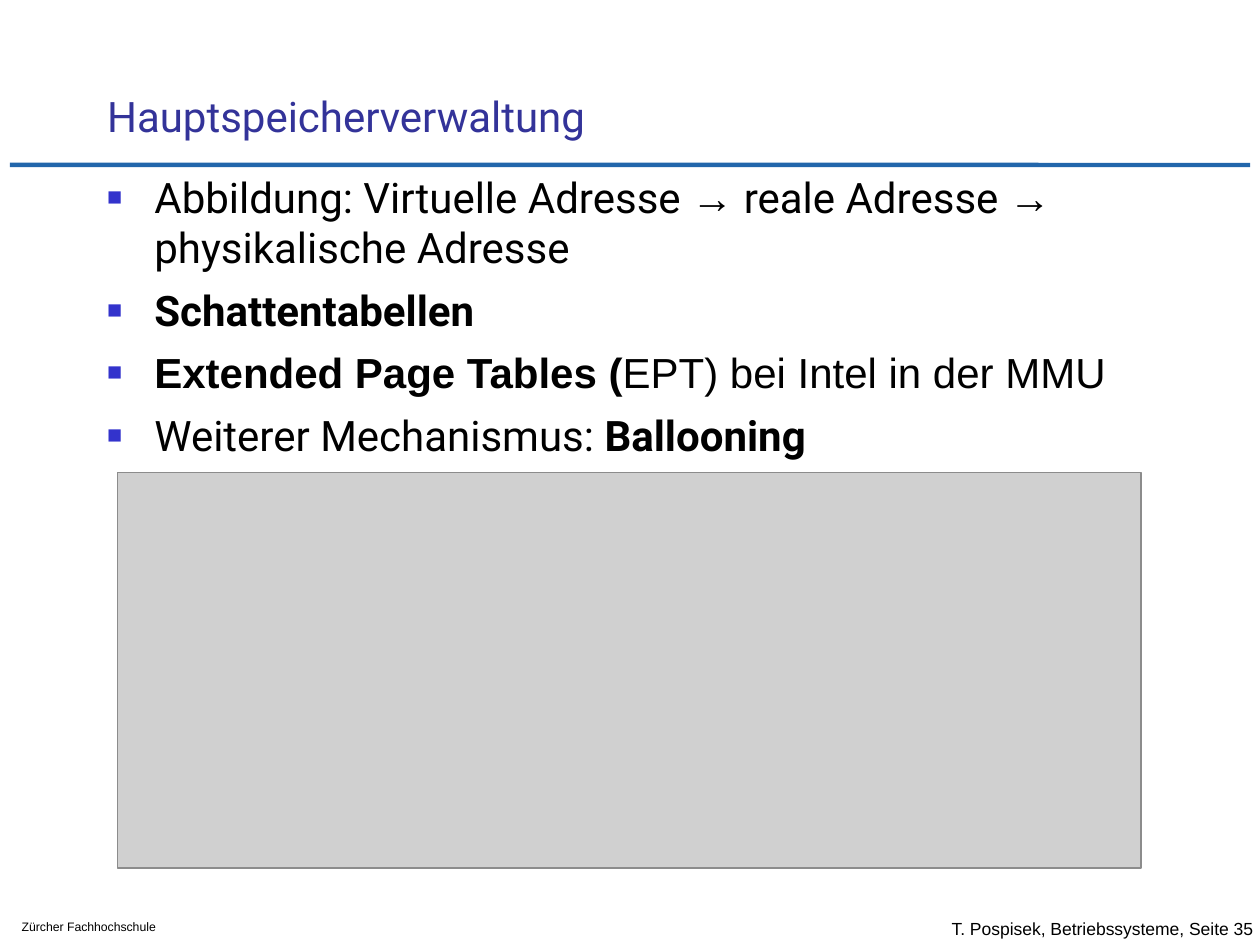
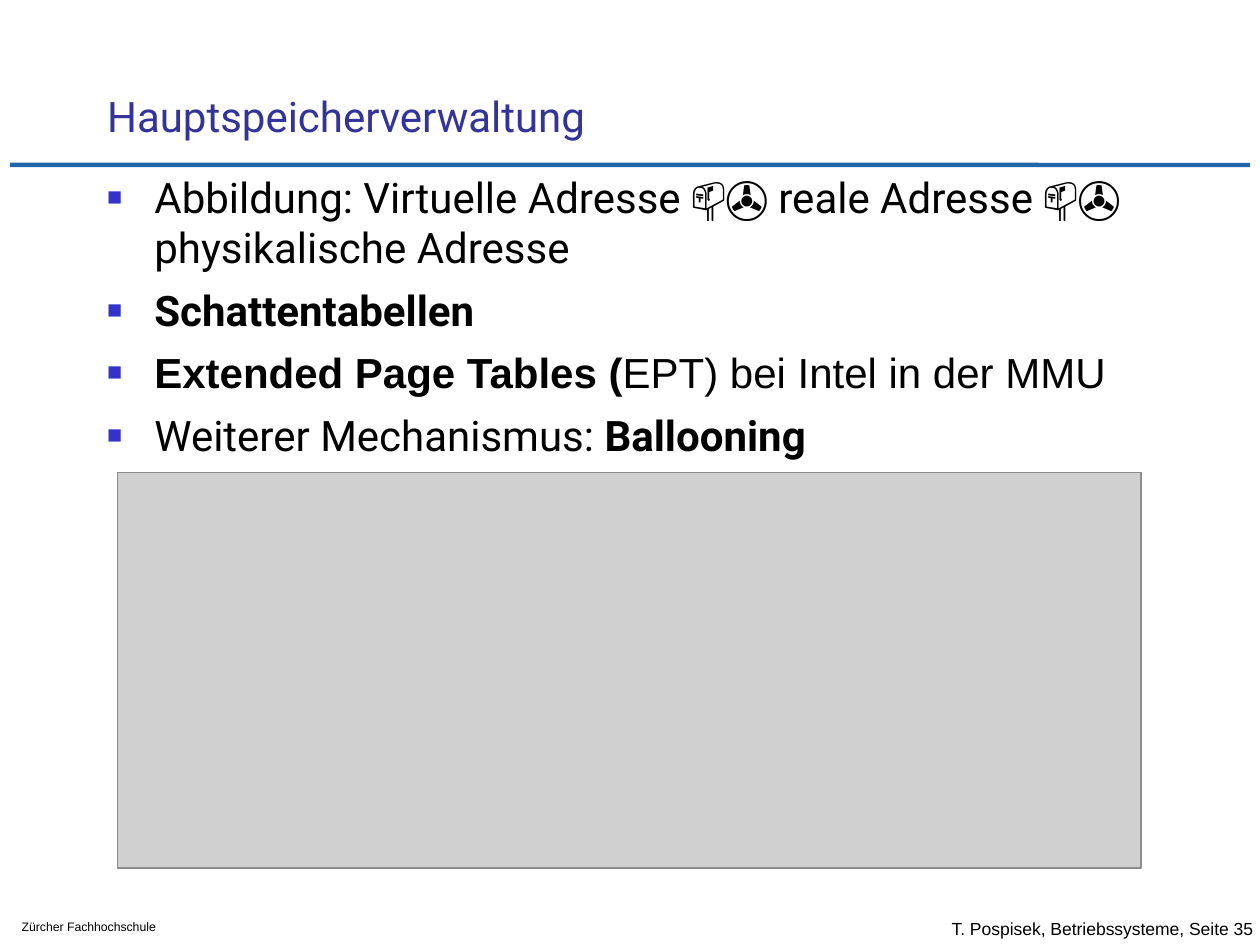
Before and after one commit to tpo/betriebssysteme, a slide deck: slide 35 of 13_Betriebssystemvirtualisierung.odp. Drawn at 1260x945 pixels with LibreOffice and Linux fonts; fonts in the diff are those of the drawing; grey boxes stand for pictures; background and template pictures are left out. Boxes give left, top, right and bottom in pixels: in the first picture for what was removed or moved away, otherwise in the second. Text is boxed around its words. In the diff, an @@ line names an element or a change of style, - is before the commit and + after.

```diff
--- a/13_Betriebssystemvirtualisierung.odp
+++ b/13_Betriebssystemvirtualisierung.odp
@@ text at [154, 181, 1033, 272]: text changed @@
-■ Abbildung: Virtuelle Adresse → reale Adresse → physikalische Adresse
+■ Abbildung: Virtuelle Adresse 📫✇ reale Adresse 📫✇ physikalische Adresse
```
Also in this commit, not shown: 9 other slides changed, 3 other files.
